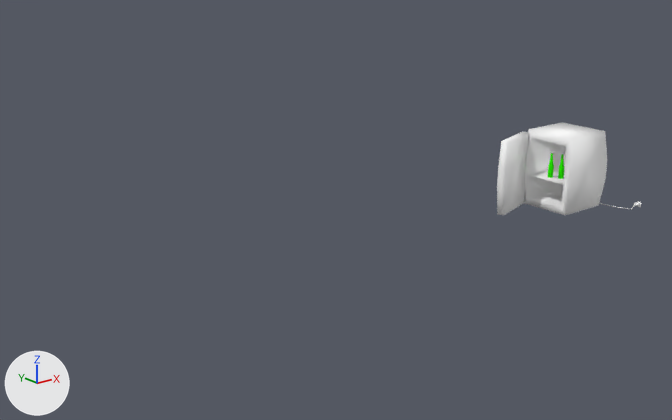
Two versions of the Blender file polimi.vpd.eidolon/Assets/Daniele/modelli/animated-objects/fridge.blend, one commit apart.
Before and after are seen from a 50 mm camera at (-1.17, -8.21, 4.68) aimed at (7.0, 2.01, 0.59). Every picture has the same lights, and +X, +Y and +Z are marked at lower left. Both versions are drawn at frame 126 of the action 'beer-taken-from-fridge'; the numbers are the values there.

In view in the first picture: 'fridge', 'fridge-door', 'second-beer', 'third-beer'.
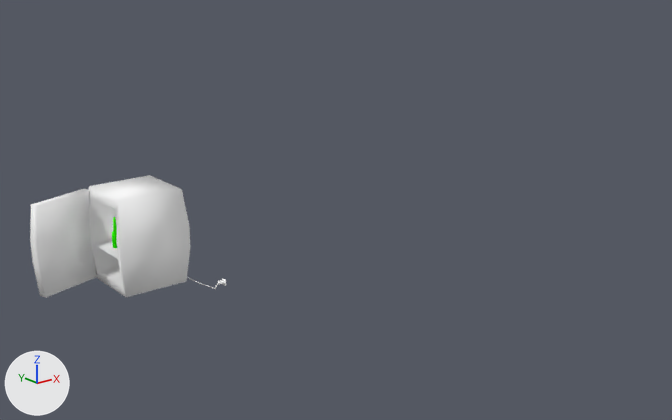
Changed parts and their boxes [x1, y1, x2, y2] in the pictures (672 x 420 px):
'fridge', moved: before [524, 122, 641, 215]; after [89, 175, 226, 297]
'fridge-door', moved: before [497, 131, 529, 215]; after [30, 189, 97, 298]
'third-beer', moved: before [548, 153, 554, 178]; after [112, 217, 117, 248]
'second-beer', moved (not visible afterwards): before [558, 154, 564, 179]

The change, as a diff of the scene's bpy script:
```diff
--- a/polimi.vpd.eidolon/Assets/Daniele/modelli/animated-objects/fridge.blend.py
+++ b/polimi.vpd.eidolon/Assets/Daniele/modelli/animated-objects/fridge.blend.py
@@ ob_second_beer @@
 ob_second_beer = bpy.data.objects.new('second-beer', me_circle_016)
-ob_second_beer.location = (11.16, 1.2, 0.73)
+ob_second_beer.location = (3.92, 2.54, 0.73)
 ob_second_beer.rotation_euler = (0.0, 0.0, -1.61)  # degrees (0, 0, -92)
@@ ob_fridge @@
 ob_fridge = bpy.data.objects.new('fridge', me_cube_042)
-ob_fridge.location = (11.38, 1.31, 0.65)
+ob_fridge.location = (4.13, 2.65, 0.65)
 ob_fridge.scale = (0.444, 0.444, 0.648)
@@ ob_fridge_door @@
 ob_fridge_door = bpy.data.objects.new('fridge-door', me_cube_043)
-ob_fridge_door.location = (10.95, 1.75, 0.63)
+ob_fridge_door.location = (3.7, 3.08, 0.63)
 ob_fridge_door.rotation_euler = (0.0, 0.0, -1.258)  # degrees (0, 0, -72)
@@ ob_third_beer @@
 ob_third_beer = bpy.data.objects.new('third-beer', me_circle_019)
-ob_third_beer.location = (11.07, 1.35, 0.73)
+ob_third_beer.location = (3.82, 2.69, 0.73)
 ob_third_beer.rotation_euler = (0.0, 0.0, -1.61)  # degrees (0, 0, -92)
```
